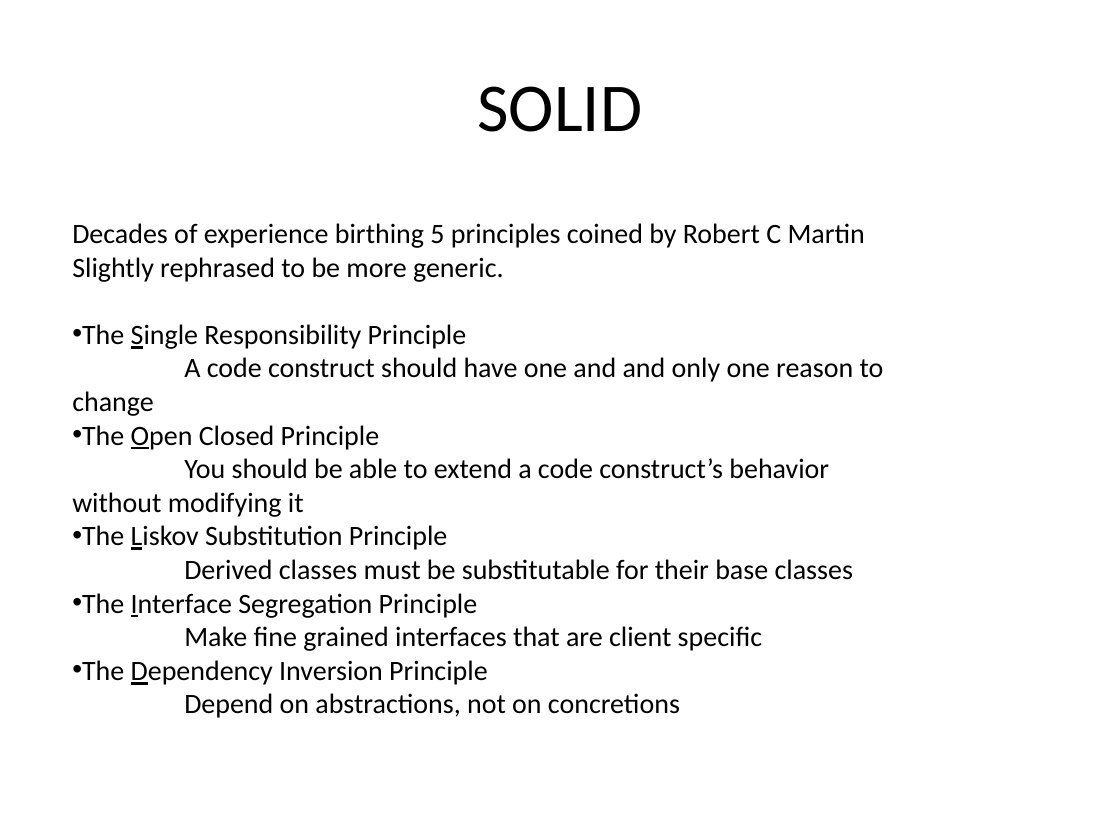
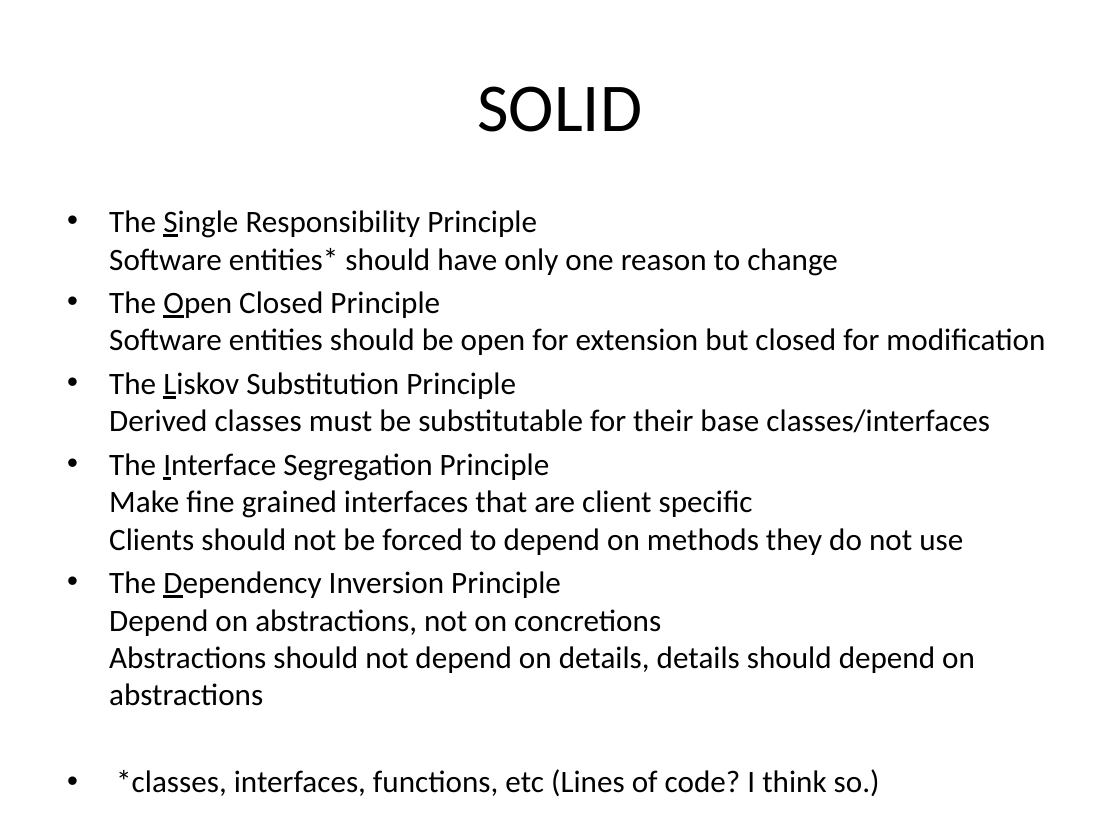
Before and after one commit to mlidbom/CSharpElevate, a slide deck: slide 1 of CSharp3.pptx (slide 4 before the commit). Drawn at 1120x840 pixels with LibreOffice and Linux fonts; fonts in the diff are those of the drawing. Boxes give left, top, right and bottom in pixels: in the first picture for what was removed or moved away, otherwise in the second. Text is boxed around its words. In the diff, an @@ line names an element or a change of style, - is before the commit and + after.

Commit message:
Updates to the presentation.

```diff
--- a/CSharp3.pptx
+++ b/CSharp3.pptx
@@ text at <box>109,210,1045,796</box>: text changed; size 18 to 20 pt @@
-Decades of experience birthing 5 principles coined by Robert C Martin Slightly rephrased to be more generic.
-• The Single Responsibility Principle
-  A code construct should have one and and only one reason to change
-• The Open Closed Principle
-  You should be able to extend a code construct’s behavior without modifying it
-• The Liskov Substitution Principle
-  Derived classes must be substitutable for their base classes
-• The Interface Segregation Principle
-  Make fine grained interfaces that are client specific
-• The Dependency Inversion Principle
-  Depend on abstractions, not on concretions
+• The Single Responsibility Principle
+  Software entities* should have only one reason to change
+• The Open Closed Principle
+  Software entities should be open for extension but closed for modification
+• The Liskov Substitution Principle
+  Derived classes must be substitutable for their base classes/interfaces
+• The Interface Segregation Principle
+  Make fine grained interfaces that are client specific
+  Clients should not be forced to depend on methods they do not use
+• The Dependency Inversion Principle
+  Depend on abstractions, not on concretions
+  Abstractions should not depend on details, details should depend on abstractions
+• *classes, interfaces, functions, etc (Lines of code? I think so.)
```
Also in this commit, not shown: 2 other slides changed, 2 slides added.
